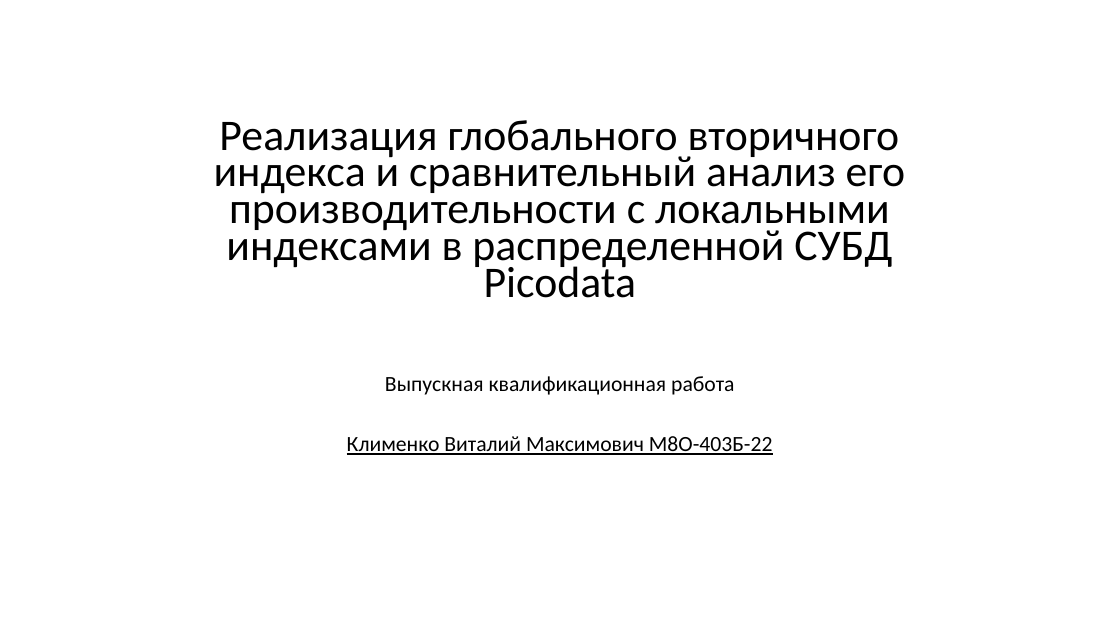
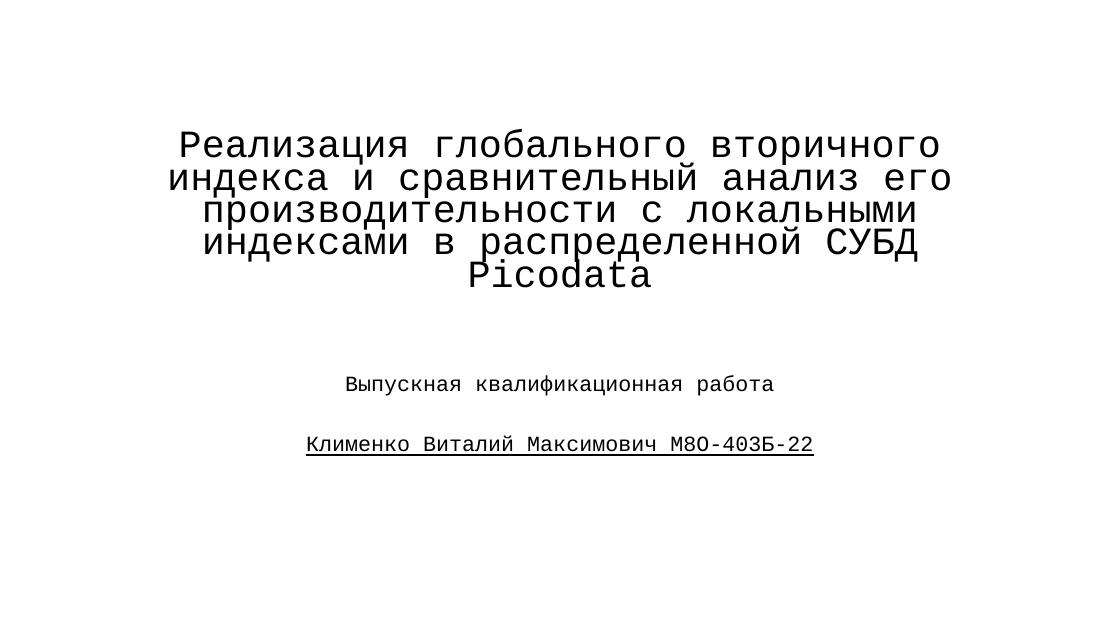
Before and after one commit to vitosotdihaet/pind, a slide deck: slide 1 of presentation.odp (slide 2 before the commit). Drawn at 1120x630 pixels with LibreOffice and Linux fonts; fonts in the diff are those of the drawing. Boxes give left, top, right and bottom in pixels: in the first picture for what was removed or moved away, otherwise in the second. Text is boxed around its words. In the diff, an @@ line names an element or a change of style, - is before the commit and + after.

```diff
--- a/presentation.odp
+++ b/presentation.odp
@@ title "Реализация глобального вторичного индекса и ..." at <box>167,130,952,288</box>: size 37.5 to 33 pt, font Calibri to Courier New @@
@@ subtitle "Выпускная квалификационная работа" at <box>306,376,813,456</box>: font Calibri to Courier New @@
```
Also in this commit, not shown: 3 other slides changed, 2 slides added, 3 slides removed, 2 other files.
